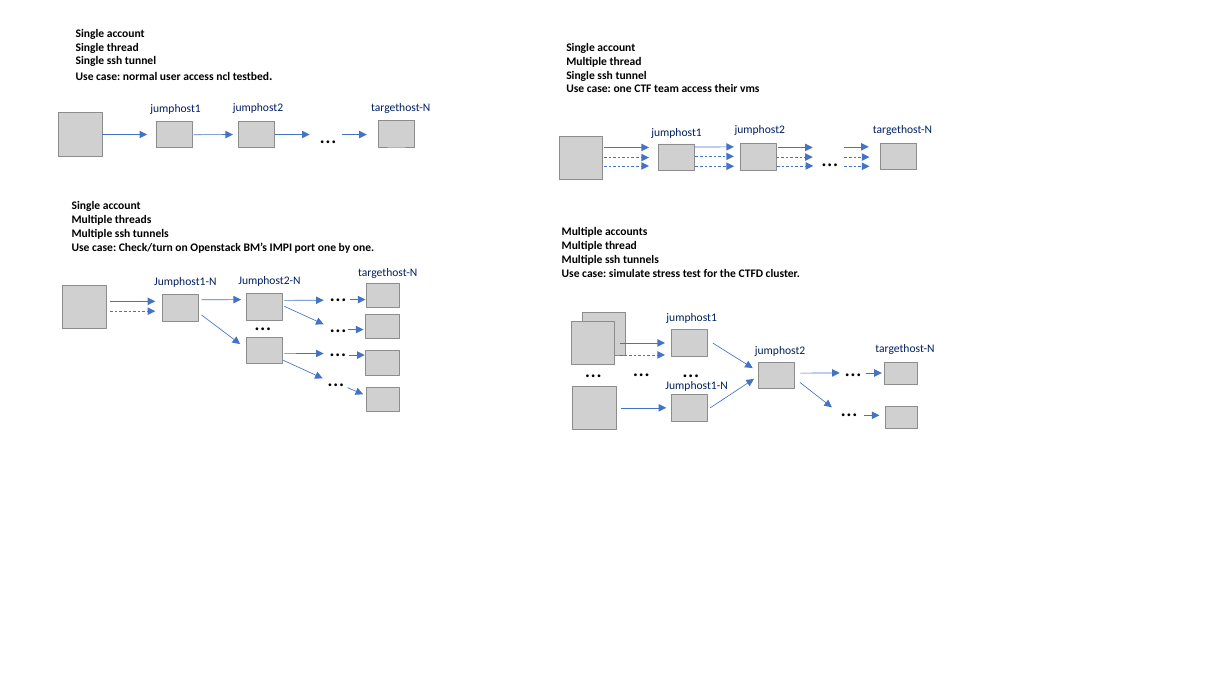
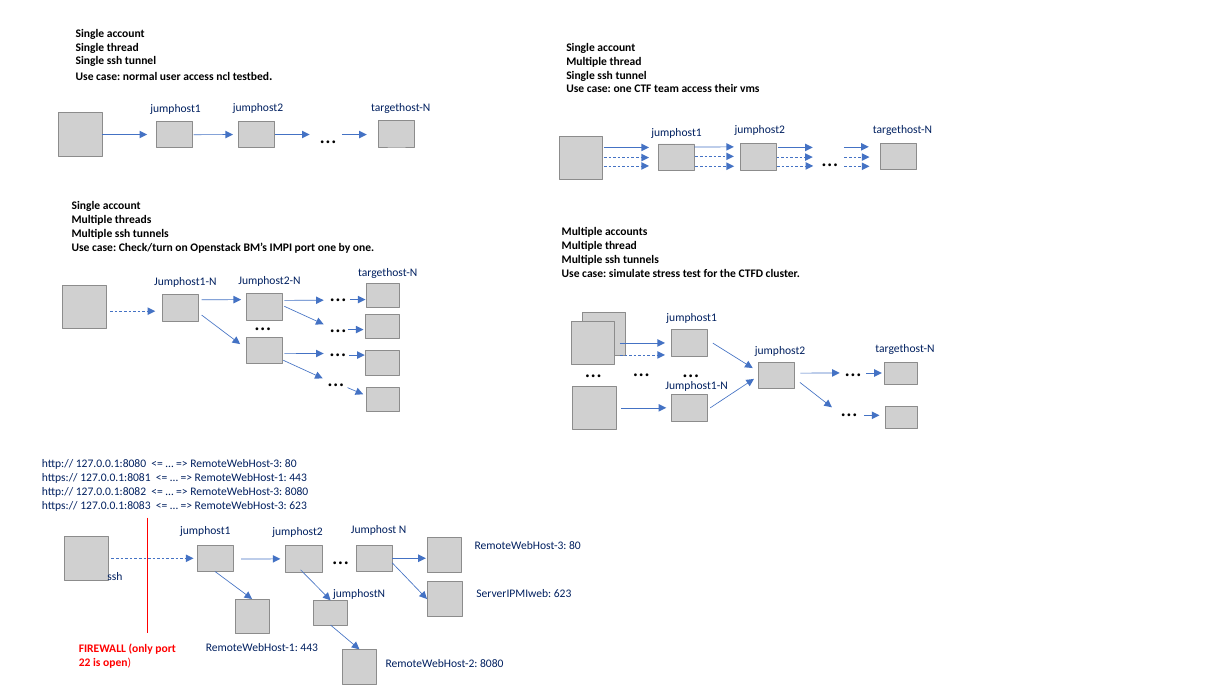
Before and after one commit to LiuYuancheng/SSH_Connect_Tools, a slide deck: slide 1 of doc/designDoc.pptx. Drawn at 1232x693 pixels with LibreOffice and Linux fonts; fonts in the diff are those of the drawing; grey boxes stand for pictures. Boxes give left, top, right and bottom in pixels: in the first picture for what was removed or moved away, otherwise in the second. Text is boxed around its words. In the diff, an @@ line names an element or a change of style, - is before the commit and + after.

```diff
--- a/doc/designDoc.pptx
+++ b/doc/designDoc.pptx
@@ text added at bbox=[42, 459, 308, 511], 9 pt, text #002060 @@
+http:// 127.0.0.1:8080 <= … => RemoteWebHost-3: 80
+https:// 127.0.0.1:8081 <= … => RemoteWebHost-1: 443
+http:// 127.0.0.1:8082 <= … => RemoteWebHost-3: 8080
+https:// 127.0.0.1:8083 <= … => RemoteWebHost-3: 623
@@ picture added at bbox=[65, 537, 108, 580] @@
@@ line added from (147, 518) to (147, 633), #FF0000 0.5 pt @@
@@ text added at bbox=[180, 526, 230, 536], 9 pt, text #002060 @@
+jumphost1
@@ text added at bbox=[272, 527, 322, 537], 9 pt, text #002060 @@
+jumphost2
@@ text added at bbox=[323, 537, 360, 574], 18 pt, text #000000 @@
+…
@@ text added at bbox=[351, 525, 406, 535], 9 pt, text #002060 @@
+Jumphost N
@@ picture added at bbox=[427, 538, 461, 573] @@
@@ arrow moved from (110, 301) - (155, 301) to (112, 558) - (193, 558) @@
@@ arrow (112, 558) - (193, 558): stroke #4472C4 0.5 pt to #4472C4 0.5 pt dashed @@
@@ picture added at bbox=[197, 545, 233, 572] @@
@@ arrow added from (241, 559) to (281, 559), #4472C4 0.5 pt @@
@@ picture added at bbox=[286, 546, 322, 573] @@
@@ picture added at bbox=[357, 545, 393, 572] @@
@@ arrow added from (392, 563) to (427, 599), #4472C4 0.5 pt @@
@@ arrow added from (392, 558) to (426, 558), #4472C4 0.5 pt @@
@@ text added at bbox=[475, 541, 581, 549], 9 pt, text #002060 @@
+RemoteWebHost-3: 80
@@ text added at bbox=[107, 571, 122, 581], 9 pt, text #002060 @@
+ssh
@@ arrow added from (215, 572) to (252, 599), #4472C4 0.5 pt @@
@@ picture added at bbox=[235, 599, 269, 634] @@
@@ arrow added from (300, 570) to (331, 601), #4472C4 0.5 pt @@
@@ text added at bbox=[333, 589, 385, 601], 9 pt, text #002060 @@
+jumphostN
@@ picture added at bbox=[427, 581, 462, 616] @@
@@ text added at bbox=[476, 589, 572, 597], 9 pt, text #002060 @@
+ServerIPMIweb: 623
@@ picture added at bbox=[314, 601, 348, 626] @@
@@ arrow added from (331, 626) to (360, 650), #4472C4 0.5 pt @@
@@ text added at bbox=[79, 643, 176, 668], 9 pt, text #FF0000, bold @@
+FIREWALL (only port 22 is open)
@@ text added at bbox=[206, 643, 318, 651], 9 pt, text #002060 @@
+RemoteWebHost-1: 443
@@ picture added at bbox=[343, 650, 377, 685] @@
@@ text added at bbox=[386, 659, 503, 667], 9 pt, text #002060 @@
+RemoteWebHost-2: 8080
```
Also in this commit, not shown: 1 other file.
